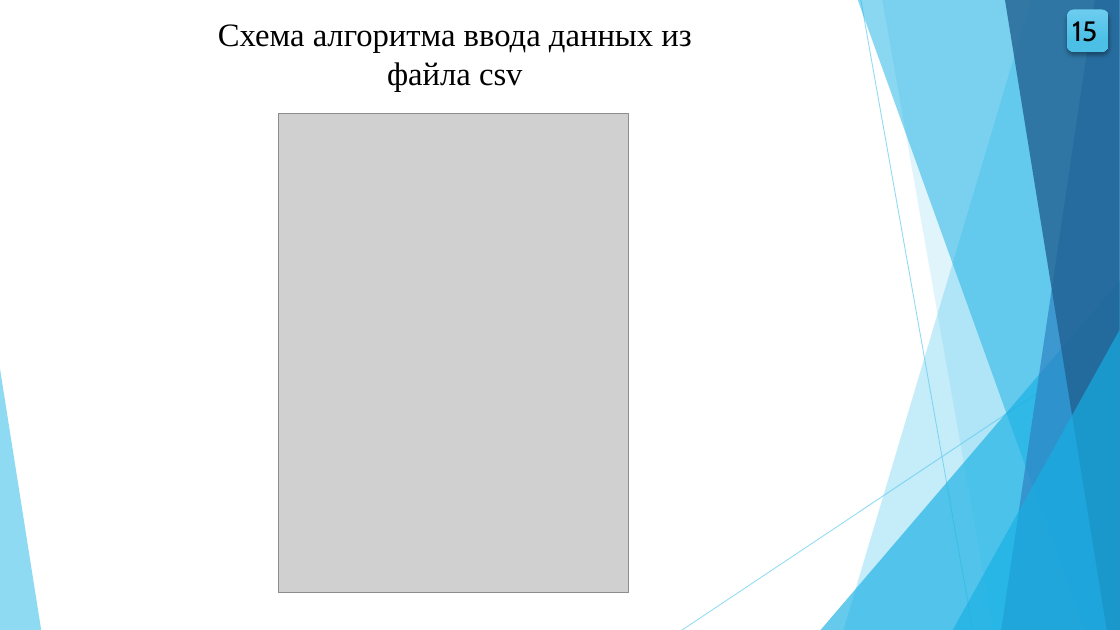
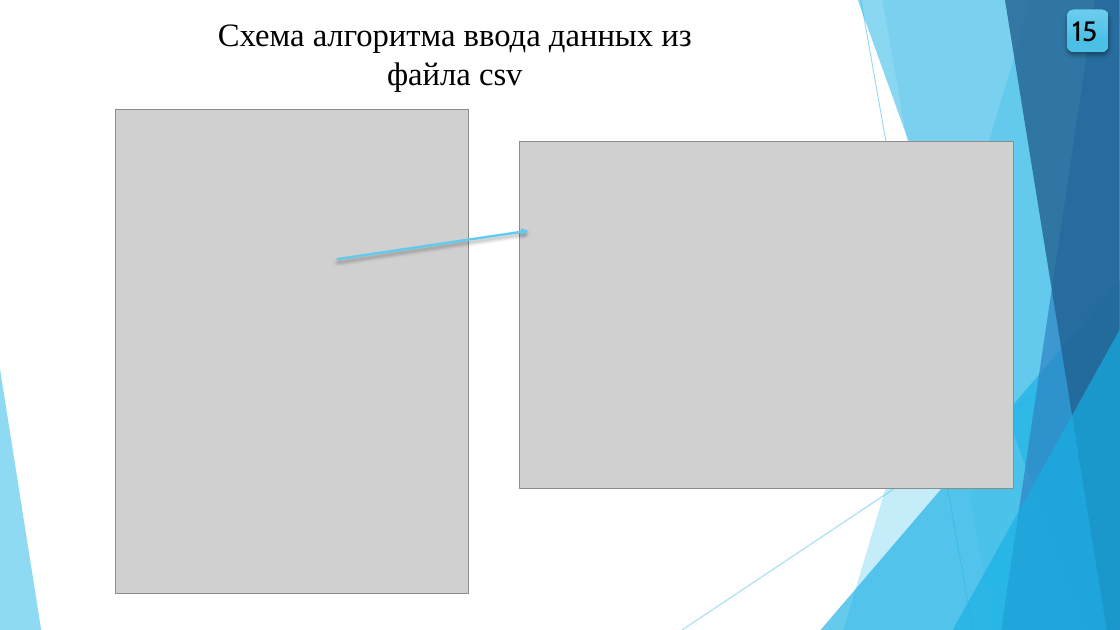
Before and after one commit to wolfufu/EpidemicModelsApp, a slide deck: slide 15 of VKR_Volkova_VMO41.pptx. Drawn at 1120x630 pixels with LibreOffice and Linux fonts; fonts in the diff are those of the drawing; grey boxes stand for pictures. Boxes give left, top, right and bottom in pixels: in the first picture for what was removed or moved away, otherwise in the second. Text is boxed around its words. In the diff, an @@ line names an element or a change of style, - is before the commit and + after.

```diff
--- a/VKR_Volkova_VMO41.pptx
+++ b/VKR_Volkova_VMO41.pptx
@@ picture: place and size @@
-picture at [278,113,628,593]
+picture at [115,109,469,593]
@@ picture added at [520,142,1014,489] @@
@@ arrow added from (338, 259) to (528, 231), #5FCBEF 2 pt @@
```
Also in this commit, not shown: 10 other slides changed, 5 other files.
